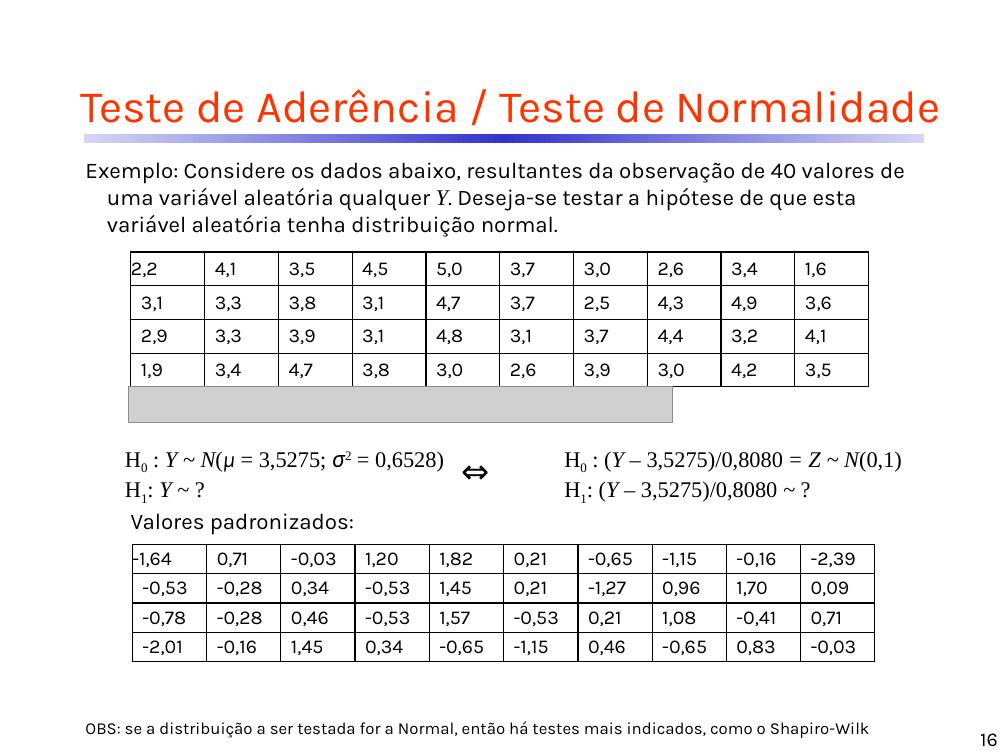
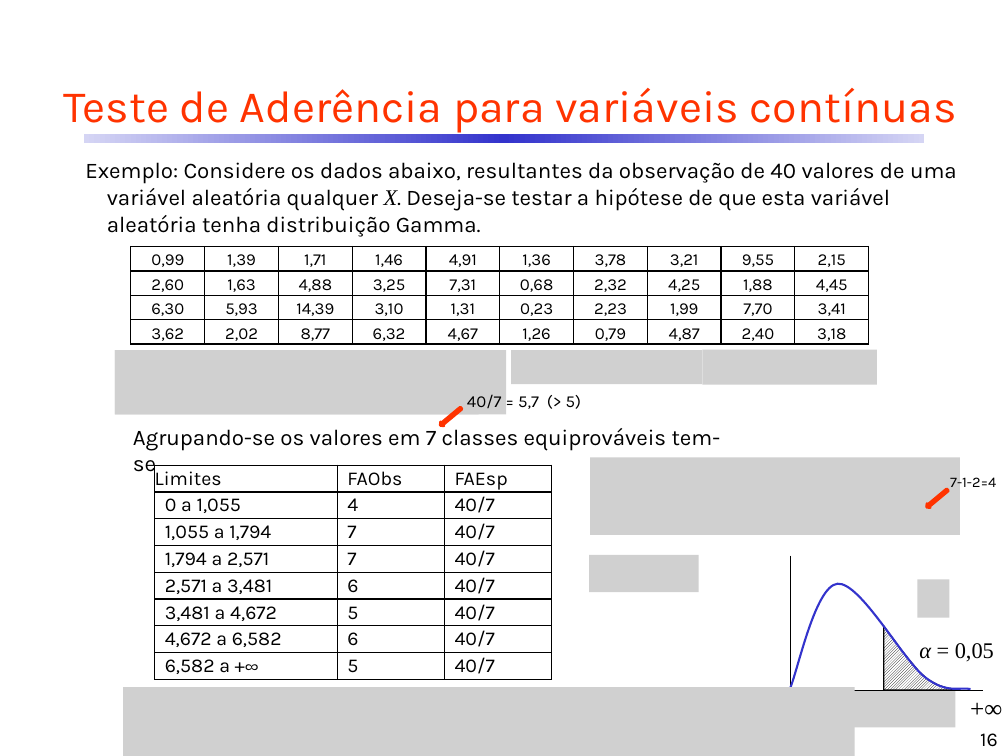
Before and after one commit to CDRenno/Estatistica, a slide deck: slide 16 of ppt/14EstNaoParam.pptx. Drawn at 1008x756 pixels with LibreOffice and Linux fonts; fonts in the diff are those of the drawing; grey boxes stand for pictures. Boxes give left, top, right and bottom in pixels: in the first picture for what was removed or moved away, otherwise in the second. Text is boxed around its words. In the diff, an @@ line names an element or a change of style, - is before the commit and + after.

```diff
--- a/ppt/14EstNaoParam.pptx
+++ b/ppt/14EstNaoParam.pptx
@@ title at (64,88,957,133): text changed @@
-Teste de Aderência / Teste de Normalidade
+Teste de Aderência para variáveis contínuas
@@ text at (85,162,957,237): text changed @@
-Exemplo: Considere os dados abaixo, resultantes da observação de 40 valores de uma variável aleatória qualquer Y. Deseja-se testar a hipótese de que esta variável aleatória tenha distribuição normal.
+Exemplo: Considere os dados abaixo, resultantes da observação de 40 valores de uma variável aleatória qualquer X. Deseja-se testar a hipótese de que esta variável aleatória tenha distribuição Gamma.
@@ table at (131,247,867,348) @@
-row 1: 2,2 | 4,1 | 3,5 | 4,5 | 5,0 | 3,7 | 3,0 | 2,6 | 3,4 | 1,6
+row 1: 0,99 | 1,39 | 1,71 | 1,46 | 4,91 | 1,36 | 3,78 | 3,21 | 9,55 | 2,15
-row 2: 3,1 | 3,3 | 3,8 | 3,1 | 4,7 | 3,7 | 2,5 | 4,3 | 4,9 | 3,6
+row 2: 2,60 | 1,63 | 4,88 | 3,25 | 7,31 | 0,68 | 2,32 | 4,25 | 1,88 | 4,45
-row 3: 2,9 | 3,3 | 3,9 | 3,1 | 4,8 | 3,1 | 3,7 | 4,4 | 3,2 | 4,1
+row 3: 6,30 | 5,93 | 14,39 | 3,10 | 1,31 | 0,23 | 2,23 | 1,99 | 7,70 | 3,41
-row 4: 1,9 | 3,4 | 4,7 | 3,8 | 3,0 | 2,6 | 3,9 | 3,0 | 4,2 | 3,5
+row 4: 3,62 | 2,02 | 8,77 | 6,32 | 4,67 | 1,26 | 0,79 | 4,87 | 2,40 | 3,18
@@ table: place and size @@
-table at (131,252,867,387)
+table at (131,247,867,348)
@@ picture added at (115,350,479,414) @@
@@ picture added at (115,350,506,414) @@
@@ picture added at (511,350,702,384) @@
@@ picture added at (703,350,877,385) @@
@@ picture removed at (128,386,673,422) @@
@@ down arrow added at (439,406,463,427), fill #FF3300, outline #FF3300 2 pt @@
@@ text added at (467,395,581,409), 12 pt, text #000000 @@
+40/7 = 5,7 (> 5)
@@ text added at (133,424,721,451), 16 pt, text #000000 @@
+Agrupando-se os valores em 7 classes equiprováveis tem-se
@@ table added at (154,466,550,680), 8 rows, 3 columns @@
+Limites | FAObs | FAEsp
+0 a 1,055 | 4 | 40/7
+1,055 a 1,794 | 7 | 40/7
+1,794 a 2,571 | 7 | 40/7
+2,571 a 3,481 | 6 | 40/7
+3,481 a 4,672 | 5 | 40/7
+4,672 a 6,582 | 6 | 40/7
+6,582 a +∞ | 5 | 40/7
@@ text removed at (159,451,444,497) @@
-H0 : Y ~ N(μ = 3,5275; σ2 = 0,6528)
-H1: Y ~ ?
@@ picture added at (591,458,961,535) @@
@@ text removed at (599,451,902,502) @@
-H0 : (Y – 3,5275)/0,8080 = Z ~ N(0,1)
-H1: (Y – 3,5275)/0,8080 ~ ?
@@ text added at (950,473,996,491), 10.5 pt, text #000000 @@
+7-1-2=4
@@ down arrow added at (925,488,949,509), fill #FF3300, outline #FF3300 2 pt @@
@@ text removed at (131,513,354,535) @@
-Valores padronizados:
@@ table removed at (132,544,878,662), 4 rows, 10 columns @@
--1,64 | 0,71 | -0,03 | 1,20 | 1,82 | 0,21 | -0,65 | -1,15 | -0,16 | -2,39
--0,53 | -0,28 | 0,34 | -0,53 | 1,45 | 0,21 | -1,27 | 0,96 | 1,70 | 0,09
--0,78 | -0,28 | 0,46 | -0,53 | 1,57 | -0,53 | 0,21 | 1,08 | -0,41 | 0,71
--2,01 | -0,16 | 1,45 | 0,34 | -0,65 | -1,15 | 0,46 | -0,65 | 0,83 | -0,03
@@ picture added at (589,555,699,593) @@
@@ group added at (789,555,994,728): 3 freeform shapes, 2 pictures, 1 text @@
+α = 0,05
@@ picture added at (123,687,855,756) @@
@@ text at (960,686,1008,727): text changed; size 24 to 18 pt; font Karla to Times New Roman @@
-⇔
++∞
@@ text removed at (85,721,870,738) @@
-OBS: se a distribuição a ser testada for a Normal, então há testes mais indicados, como o Shapiro-Wilk
```
Also in this commit, not shown: 15 other slides changed, 6 slides added, 1 slide removed, 1 other file.
